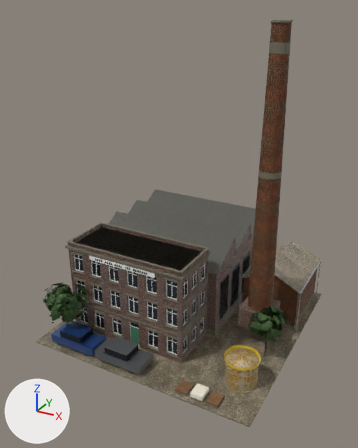
An edit to the glTF model models/real/zones/i2/factory_brick.glb, drawn before and after from the same camera.
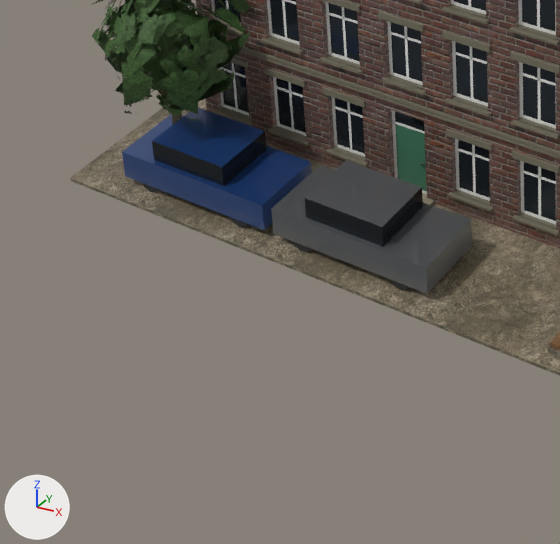
Each version appears first whole from a 50 mm lens placed at (0.86, -1.663, 1.273), pointed at (-0.013, -0.076, 0.479), and next in a close-up on the part from 4% to 50% of the width and 65% to 100% of the height. Arrows for +X, +Y and +Z are at lower left; the lights stay in place. The last two pictures show the newer version. Vertices at exactly the same position are counted once.

Names of what the first close-up shows: 'factory_brick_body', 'factory_brick_foliage'.
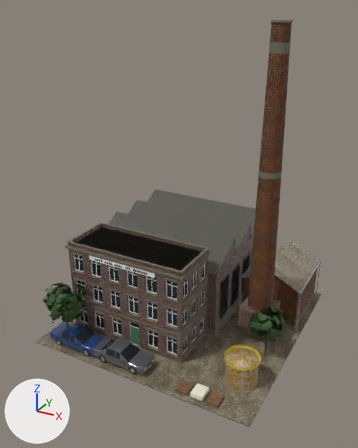
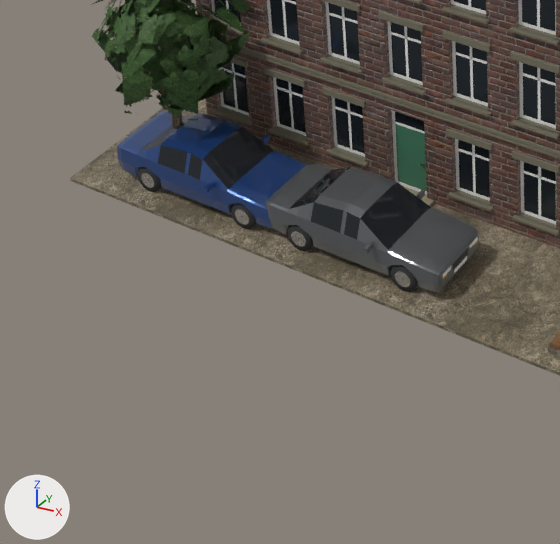
Location of each change, (x1, y1, x2, y2) in pixels of the close-ups (560 x 544 px):
part 1 of me_factory_brick_body, added
    after: (204, 182, 213, 193)
part 2 of me_factory_brick_body, added
    after: (262, 135, 270, 144)
part 3 of me_factory_brick_body, added
    after: (453, 248, 468, 271)
part 4 of me_factory_brick_body, added
    after: (454, 256, 467, 273)
part 5 of me_factory_brick_body, added
    after: (363, 243, 372, 254)
part 6 of me_factory_brick_body, added
    after: (417, 190, 425, 200)
part 7 of me_factory_brick_body, rebuilt
    before: (232, 218, 249, 227)
    after: (231, 203, 256, 229)
part 8 of me_factory_brick_body, rebuilt
    before: (391, 280, 409, 290)
    after: (391, 265, 418, 292)
part 9 of me_factory_brick_body, rebuilt
    before: (143, 183, 159, 192)
    after: (138, 167, 162, 192)
part 10 of me_factory_brick_body, rebuilt
    before: (293, 242, 311, 251)
    after: (287, 225, 313, 251)
part 11 of me_factory_brick_body, rebuilt (6% wider)
    before: (271, 165, 472, 294)
    after: (265, 163, 479, 292)
part 12 of me_factory_brick_body, rebuilt
    before: (122, 114, 312, 230)
    after: (117, 110, 306, 229)
part 13 of me_factory_brick_body, cut back
    before: (152, 107, 423, 247)
    after: (141, 173, 410, 287)

The change, as a diff of the scene's bpy script:
```diff
--- a/models/real/zones/i2/factory_brick.glb.py
+++ b/models/real/zones/i2/factory_brick.glb.py
@@ mat_car_atlas @@
+mat_car_atlas = bpy.data.materials.new('Car_Atlas')
+# uses the picture img_car_atlas_arm
+# uses the picture img_car_atlas_diff
+# uses the picture img_car_atlas_emit
@@ me_factory_brick_body @@
-me_factory_brick_body.from_pydata(...)  # 3818 vertices, 4398 faces; spans x -0.47..0.47, y -0.47..0.47, z 0.0..1.232
+me_factory_brick_body.from_pydata(...)  # 5322 vertices, 6670 faces; spans x -0.47..0.47, y -0.47..0.47, z 0.0..1.232
+# me_factory_brick_body part 1: a new loose piece, a box spanning x -0.2696..-0.2654, y -0.4575..-0.4475, z 0.0498..0.0562, in mat_paint_blue (blue #274b89)
+# me_factory_brick_body part 2: a new loose piece, a box spanning x -0.2696..-0.2654, y -0.3525..-0.3425, z 0.0498..0.0562, in mat_paint_blue (blue #274b89)
+# me_factory_brick_body part 3: a new loose piece, a box spanning x 0.0355..0.0379, y -0.4153..-0.3847, z 0.0295..0.038, in mat_car_atlas
+# me_factory_brick_body part 4: a new loose piece, a box spanning x 0.0376..0.0378, y -0.413..-0.387, z 0.02413..0.02988, in mat_car_atlas
+# me_factory_brick_body part 5: a new loose piece, a box spanning x -0.0496..-0.0454, y -0.4575..-0.4475, z 0.0498..0.0562, in mat_paint_grey (dark grey #65696c)
+# me_factory_brick_body part 6: a new loose piece, a box spanning x -0.0496..-0.0454, y -0.3525..-0.3425, z 0.0498..0.0562, in mat_paint_grey (dark grey #65696c)
+# me_factory_brick_body part 7: the loose piece of 16 vertices spanning x -0.248..-0.22, y -0.444..-0.433, z 0.004..0.032 is rebuilt with 56 vertices and now spans x -0.245..-0.213, y -0.445..-0.434, z 0.004..0.037, in mat_car_atlas
+# me_factory_brick_body part 8: the loose piece of 16 vertices spanning x -0.028..0.0, y -0.444..-0.433, z 0.004..0.032 is rebuilt with 56 vertices and now spans x -0.025..0.007, y -0.445..-0.434, z 0.004..0.037, in mat_car_atlas
+# me_factory_brick_body part 9: the loose piece of 16 vertices spanning x -0.38..-0.352, y -0.444..-0.433, z 0.004..0.032 is rebuilt with 56 vertices and now spans x -0.385..-0.353, y -0.445..-0.434, z 0.004..0.037, in mat_car_atlas
+# me_factory_brick_body part 10: the loose piece of 16 vertices spanning x -0.16..-0.132, y -0.444..-0.433, z 0.004..0.032 is rebuilt with 56 vertices and now spans x -0.165..-0.133, y -0.445..-0.434, z 0.004..0.037, in mat_car_atlas
+# me_factory_brick_body part 11: the loose piece of 8 vertices spanning x -0.184..0.024, y -0.446..-0.354, z 0.015..0.05 is rebuilt with 280 vertices and now spans x -0.198..0.038, y -0.446..-0.354, z 0.016..0.079
+# me_factory_brick_body part 12: the loose piece of 8 vertices spanning x -0.404..-0.197, y -0.446..-0.354, z 0.015..0.05 is rebuilt with 280 vertices and now spans x -0.418..-0.183, y -0.446..-0.354, z 0.016..0.079
+# me_factory_brick_body part 13: 16 vertices removed from x -0.36..-0.037, y -0.44..-0.36, z 0.05..0.077; 448 vertices added at x -0.379..0.001, y -0.445..-0.355, z 0.01..0.031
+# other edits to the shape of me_factory_brick_body do not show in these pictures
 me_factory_brick_body.materials.append(mat_concrete_floor)
@@ me_factory_brick_body @@
 me_factory_brick_body.materials.append(mat_paint_blue)
-me_factory_brick_body.materials.append(mat_glass_car)  # dark grey #272c30
 me_factory_brick_body.materials.append(mat_paint_grey)
 me_factory_brick_body.materials.append(mat_bark)
+me_factory_brick_body.materials.append(mat_car_atlas)
```
